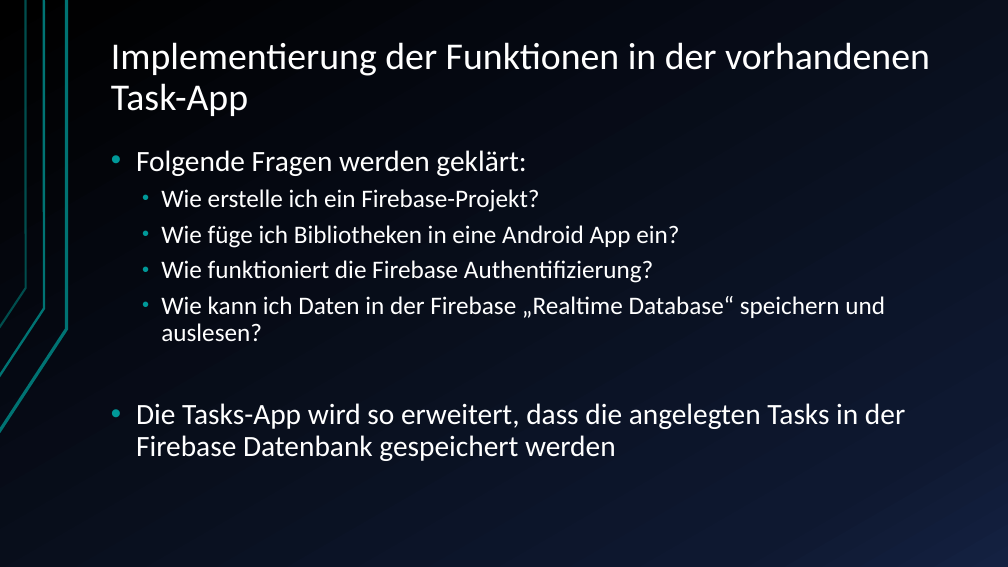
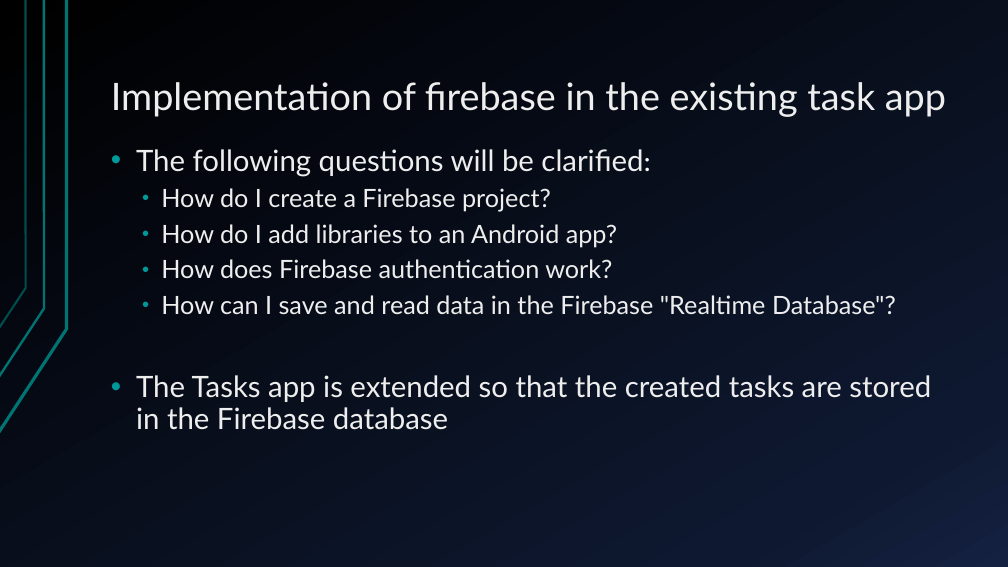
Before and after one commit to blitzdose/AndroidStudio_Firebase_Presentation, a slide deck: slide 5 of Firebase Integration in Android.pptx. Drawn at 1008x567 pixels with LibreOffice and Linux fonts; fonts in the diff are those of the drawing. Boxes give left, top, right and bottom in pixels: in the first picture for what was removed or moved away, otherwise in the second. Text is boxed around its words. In the diff, an @@ line names an element or a change of style, - is before the commit and + after.

```diff
--- a/Firebase Integration in Android.pptx
+++ b/Firebase Integration in Android.pptx
@@ title at box(111, 82, 946, 117): text changed; font Calibri to Lato; text colour #FFFFFF to #EEEEEE @@
-Implementierung der Funktionen in der vorhandenen Task-App
+Implementation of firebase in the existing task app
@@ text at box(136, 149, 931, 430): text changed; font Calibri to Lato; text colour #FFFFFF to #EEEEEE @@
-• Folgende Fragen werden geklärt:
-  • Wie erstelle ich ein Firebase-Projekt?
-  • Wie füge ich Bibliotheken in eine Android App ein?
-  • Wie funktioniert die Firebase Authentifizierung?
-  • Wie kann ich Daten in der Firebase „Realtime Database“ speichern und auslesen?
-• Die Tasks-App wird so erweitert, dass die angelegten Tasks in der Firebase Datenbank gespeichert werden
+• The following questions will be clarified:
+  • How do I create a Firebase project?
+  • How do I add libraries to an Android app?
+  • How does Firebase authentication work?
+  • How can I save and read data in the Firebase "Realtime Database"?
+• The Tasks app is extended so that the created tasks are stored in the Firebase database
```
Also in this commit, not shown: 5 other slides changed.
